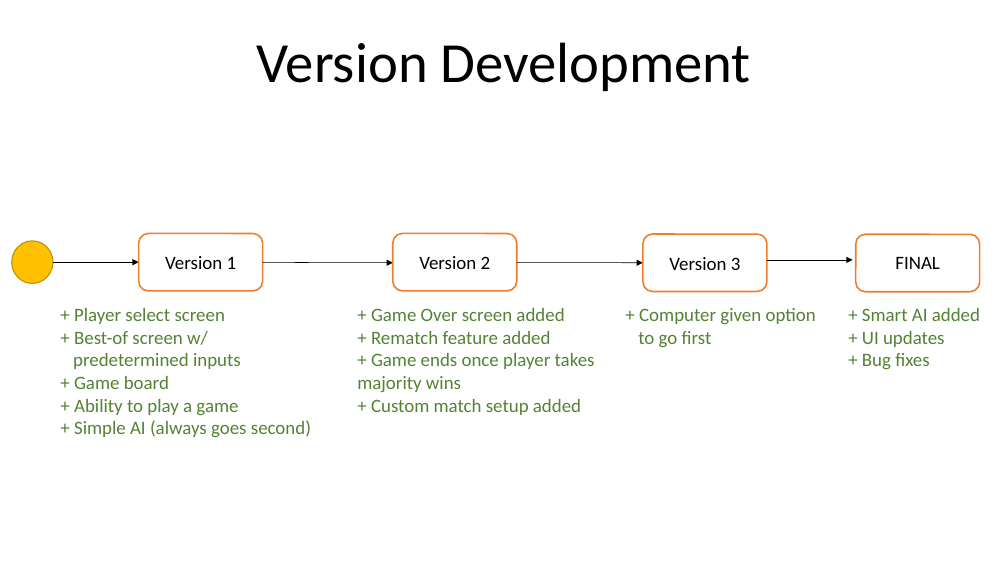
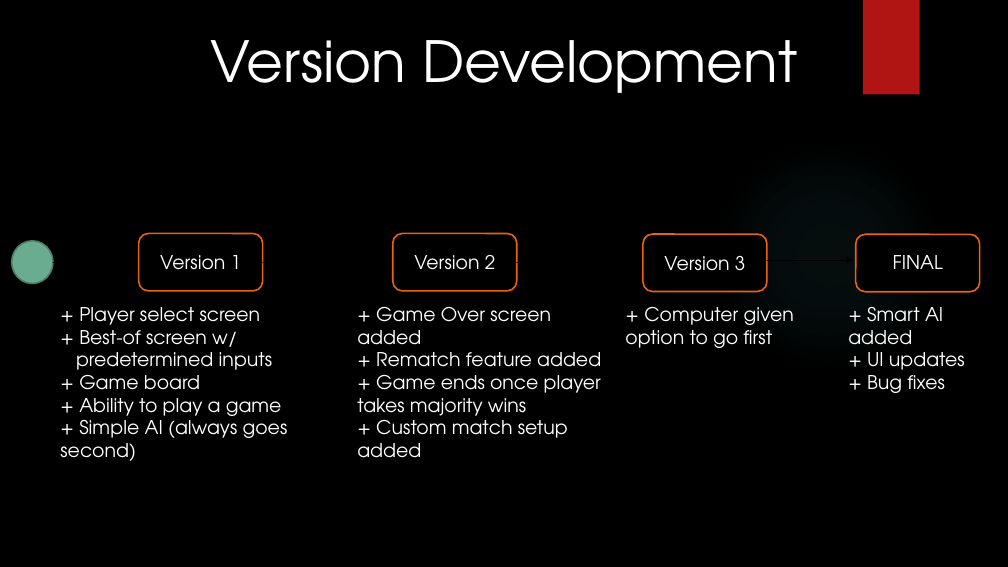
Before and after one commit to HFerencz/CIS434_Spring2019_G2, a slide deck: slide 5 of CIS434 Project Presentation.pptx. Drawn at 1008x567 pixels with LibreOffice and Linux fonts; fonts in the diff are those of the drawing; background and template pictures are left out. Boxes give left, top, right and bottom in pixels: in the first picture for what was removed or moved away, otherwise in the second. Text is boxed around its words. In the diff, an @@ line names an element or a change of style, - is before the commit and + after.

```diff
--- a/CIS434 Project Presentation.pptx
+++ b/CIS434 Project Presentation.pptx
@@ background #FFFFFF to picture (left out) @@
@@ rectangle added at (863,0,920,95), fill #B01513 @@
@@ font Calibri to TeX Gyre Adventor, text colour #000000 to #FFFFFF in 5 elements at (160,255,241,270), (414,255,495,270), (664,256,745,271), (893,255,943,269), (210,40,797,93) @@
@@ ellipse added at (712,138,944,371), fill gradient #50B9C1 @@
@@ fill #FFFFFF to #000000; outline #ED7D31 1.5 pt to #EA6312 1.5 pt in 4 elements at (139,234,263,291), (393,234,517,291), (644,234,768,292), (856,234,980,292) @@
@@ ellipse at (11,241,53,284): fill #FFC000 to #6AAC90; outline #BD8E00 1 pt to #4E7F6B 1.5 pt @@
@@ arrow (53, 262) - (139, 262): stroke #000000 0.5 pt to #000000 0.75 pt @@
@@ arrow (262, 262) - (393, 263): stroke #000000 0.5 pt to #000000 0.75 pt @@
@@ arrow (517, 262) - (644, 263): stroke #000000 0.5 pt to #000000 0.75 pt @@
@@ arrow (767, 260) - (853, 260): stroke #000000 0.5 pt to #000000 0.75 pt @@
@@ font Calibri to TeX Gyre Adventor, text colour #548235 to #FFFFFF in 3 elements at (60,307,288,461), (848,307,965,393), (357,306,601,458) @@
@@ text at (625,306,794,348): text changed; font Calibri to TeX Gyre Adventor; text colour #548235 to #FFFFFF @@
-+ Computer given option
-to go first
++ Computer given option to go first
```
Also in this commit, not shown: 5 other slides changed.
